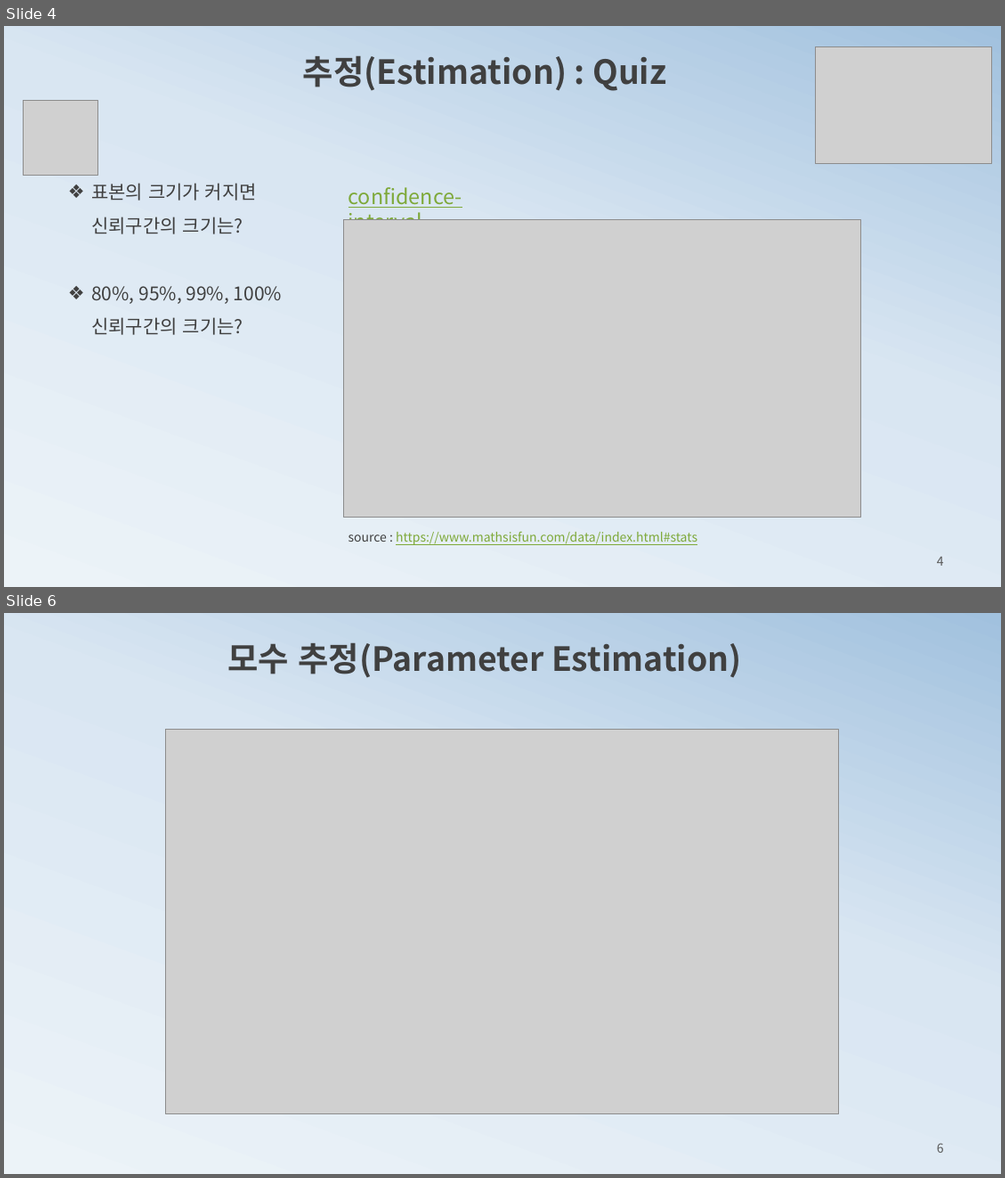
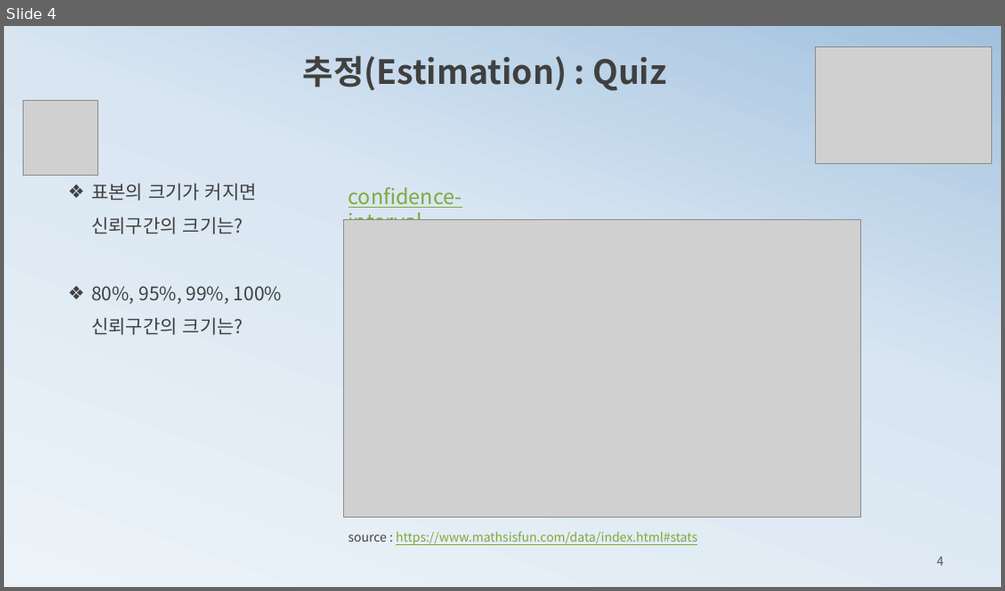
Before and after one commit to ancestor9/mathematics-for-machine-learning, a slide deck: 4_Estimation.pptx. Shown one above the other, each under a label of ours: slides 4 and 6 before the commit, slide 4 after it; the slides between them are not shown. The pictures are 1005x1178 and 1005x591 pixels, drawn with LibreOffice and Linux fonts; fonts in the diff are those of the drawing; grey boxes stand for pictures. Boxes give left, top, right and bottom in pixels: in the first picture for what was removed or moved away, otherwise in the second. Text is boxed around its words. In the diff, an @@ line names an element or a change of style, - is before the commit and + after.

```diff
--- a/4_Estimation.pptx
+++ b/4_Estimation.pptx
@@ slide 6 removed at box(4, 613, 1001, 1174), background gradient #ECF3F8 to #D9E6F2 to #A1C1DE @@
@@ text removed at box(227, 642, 742, 677) @@
-모수 추정(Parameter Estimation)
@@ picture removed at box(165, 729, 839, 1113) @@
@@ page number removed at box(937, 1143, 944, 1152) @@
-6
```
Also in this commit, not shown: 2 slides changed, 1 slide added, 3 other slides removed.
